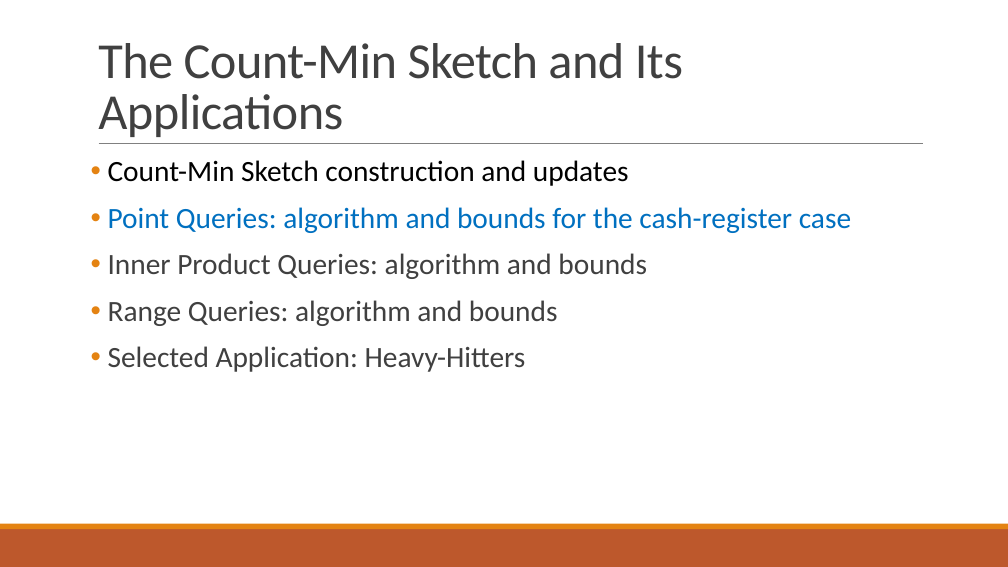
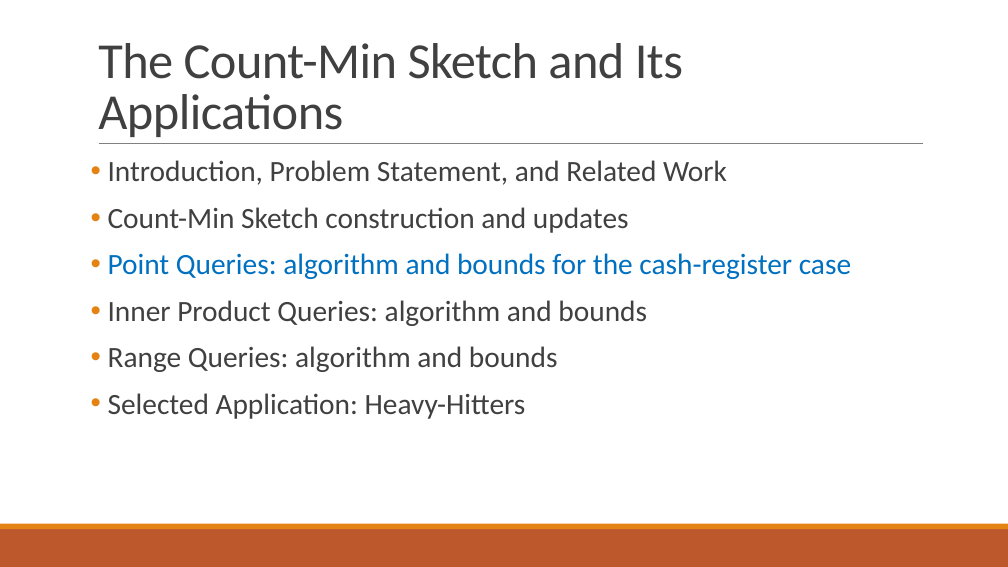
Before and after one commit to ewagner46/count_min_sketch_technical_summary, a slide deck: slide 6 of count_min_sketch_talk.pptx. Drawn at 1008x567 pixels with LibreOffice and Linux fonts; fonts in the diff are those of the drawing. Boxes give left, top, right and bottom in pixels: in the first picture for what was removed or moved away, otherwise in the second. Text is boxed around its words. In the diff, an @@ line names an element or a change of style, - is before the commit and + after.

```diff
--- a/count_min_sketch_talk.pptx
+++ b/count_min_sketch_talk.pptx
@@ text at (108, 160, 727, 185): paragraph added @@
+• Introduction, Problem Statement, and Related Work
@@ text at (108, 207, 629, 233): text colour #000000 to #404040 in "Count-Min Sketch construction and updates" @@
```
Also in this commit, not shown: 1 other slide changed, 8 slides added, 1 other file.
